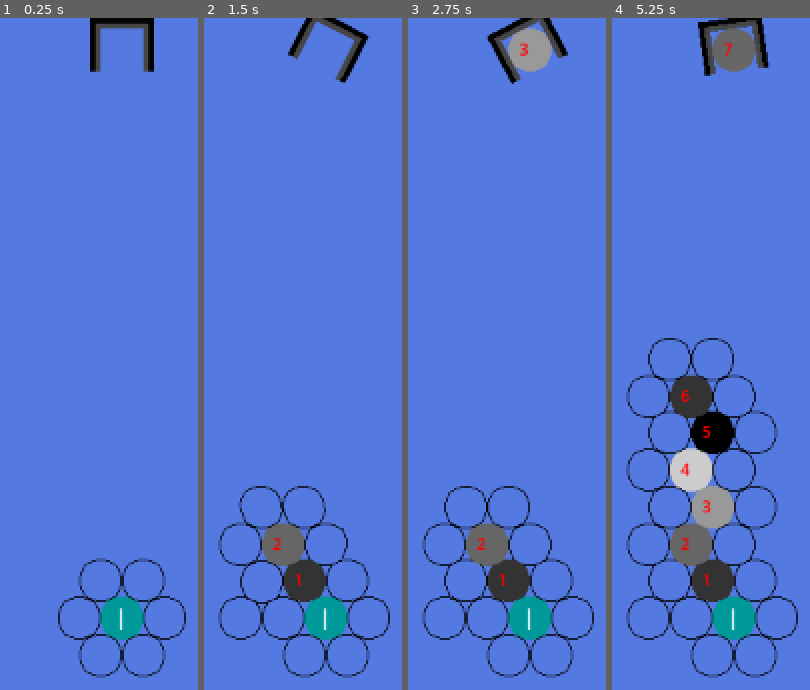
Above: before the commit, frames 1-4 (left to right).
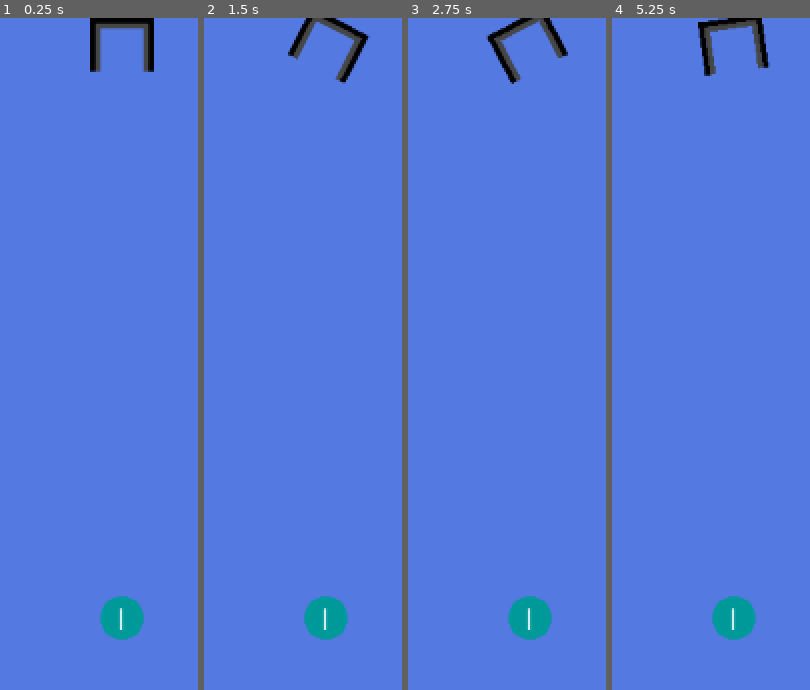
Above: after the commit, the same moments.

Repository: almostNathan/BubbleSpinnerRoguelike
Game: Godot game, scene res://main_arena.tscn
Two runs of this game, one before a commit and one after it. Both use one fixed random seed, a clock stepped at 60 frames per second and the inputs below.
Inputs (mouse positions are in pixels of both pictures, inside the frame that each line leads up to):
- Up to frame 1 (0.25 s): no input
- Up to frame 2 (1.5 s): tap Enter at 0.5 s; move the mouse to (outside the picture) at 0.52 s; press the mouse at (outside the picture) at 0.53 s; tap Space at 1.25 s; move the mouse to (outside the picture) at 1.27 s; release the mouse at (outside the picture) at 1.28 s; click (outside the picture) at 1.35 s
- Up to frame 3 (2.75 s): tap Enter at 2 s; move the mouse to (outside the picture) at 2.02 s; press the mouse at (outside the picture) at 2.03 s
- Up to frame 4 (5.25 s): tap Space at 2.75, 4.25 s; move the mouse to (outside the picture) at 2.77 s; release the mouse at (outside the picture) at 2.78 s; click (outside the picture) at 2.85 s; tap Enter at 3.5 s; move the mouse to (outside the picture) at 3.52 s; press the mouse at (outside the picture) at 3.53 s; move the mouse to (outside the picture) at 4.27 s; release the mouse at (outside the picture) at 4.28 s; click (outside the picture) at 4.35 s; move the mouse to (outside the picture) at 5.02 s; press the mouse at (outside the picture) at 5.03 s

The runs differ from the first frame. In frame 1, 1.6% of the frame differs, in the area x 29-94%, y 80-99%; in frame 2, 5.0%; in frame 3, 6.1%; in frame 4, 13%, in the area x 7-94%, y 1-99%.
Error after the commit: Parse Error: Identifier "NEIGHBORS" not declared in the current scope. (res://Scripts/ball_grid_manager.gd:110)

Commit message:
working on checking for sets of three

Diff:
--- a/Scenes/ball_grid_slot.tscn
+++ b/Scenes/ball_grid_slot.tscn
@@ -1,11 +1,29 @@
-[gd_scene load_steps=3 format=3 uid="uid://cmrw4tw3shjtt"]
+[gd_scene load_steps=4 format=3 uid="uid://cmrw4tw3shjtt"]
 
 [ext_resource type="Script" uid="uid://dwdco242i6cfe" path="res://Scripts/ball_grid_slot.gd" id="1_x7o2b"]
 [ext_resource type="Texture2D" uid="uid://bjdkr54ivvsrv" path="res://Textures/ball_grid_slot_frame.png" id="2_811my"]
+
+[sub_resource type="LabelSettings" id="LabelSettings_811my"]
+font_size = 12
 
 [node name="BallGridSlot" type="Node2D"]
 script = ExtResource("1_x7o2b")
 
 [node name="Sprite2D" type="Sprite2D" parent="."]
-visible = false
 texture = ExtResource("2_811my")
+
+[node name="Label" type="Label" parent="."]
+anchors_preset = 8
+anchor_left = 0.5
+anchor_top = 0.5
+anchor_right = 0.5
+anchor_bottom = 0.5
+offset_left = -12.0
+offset_top = -8.0
+offset_right = 14.0
+offset_bottom = 12.0
+grow_horizontal = 2
+grow_vertical = 2
+size_flags_horizontal = 4
+text = "0,0"
+label_settings = SubResource("LabelSettings_811my")
--- /dev/null
+++ b/Scenes/ball_queue.gd
@@ -0,0 +1,23 @@
+extends Node2D
+class_name BallQueue
+
+var current_queue : Array[BaseBall] = []
+
+func get_next_ball() -> BaseBall:
+	if current_queue.is_empty():
+		print("launcher reloading")
+		reload_current_queue()
+	return current_queue.pop_front()
+
+func reload_current_queue() -> void:
+	for i in range(6):
+		var new_ball = preload("res://Scenes/base_ball.tscn").instantiate()
+		current_queue.append(new_ball)
+	current_queue[0].add_type("red", Color(1.0, 0.0, 0.0,1))
+	current_queue[1].add_type("red", Color(1.0, 0.0, 0.0,1))
+	current_queue[2].add_type("green", Color(0.0, 1.0, 0.0,1))
+	current_queue[3].add_type("green", Color(0.0, 1.0, 0.0,1))
+	current_queue[4].add_type("blue", Color(0.0, 0.0, 1.0,1))
+	current_queue[5].add_type("blue", Color(0.0, 0.0, 1.0,1))
+
+	print(current_queue)
--- /dev/null
+++ b/Scenes/ball_queue.tscn
@@ -0,0 +1,6 @@
+[gd_scene load_steps=2 format=3 uid="uid://xout0vgyajxg"]
+
+[ext_resource type="Script" uid="uid://causuovinloti" path="res://Scenes/ball_queue.gd" id="1_yo7ca"]
+
+[node name="BallQueue" type="Node2D"]
+script = ExtResource("1_yo7ca")
--- a/Scripts/ball_grid_manager.gd
+++ b/Scripts/ball_grid_manager.gd
@@ -6,7 +6,7 @@
 const RELATIVE_RIGHT : Vector2i = Vector2i(1, 0)
 const RELATIVE_LEFT : Vector2i = Vector2i(-1, 0)
 const RELATIVE_UP_RIGHT : Vector2i = Vector2i(0, -1)
-const RELATIVE_UP_LEFT : Vector2i = Vector2i(-1, -1)
+const RELATIVE_UP_LEFT : Vector2i = Vector2i(1, -1)
 const RELATIVE_DOWN_RIGHT : Vector2i = Vector2i(0, 1)
 const RELATIVE_DOWN_LEFT : Vector2i = Vector2i(-1, 1)
 
@@ -33,19 +33,19 @@
 
 	grid_slot_dict[closest_position].set_ball_in_slot(shot_ball)
 
-	#
-	# Determine rotation value
-	# use Ball movement vector.
-	# find tangential vector of the movement.
-	#
 
+	###This section determines rotation
+	#Notes:
+	# add weight value to balls that will affect this process,
+	# factoring in total weight of the current grid and the weight of the new ball
 	var direction_to_center : Vector2 = shot_ball.global_position.direction_to(self.position)
 	var force_angle : float = direction_to_center.angle_to(shot_ball.movement_direction)
 	var force_value : float = shot_ball.speed / 1500
-
 	var rotation_tween : Tween = self.create_tween()
 	rotation_tween.set_trans(Tween.TRANS_QUART)
 	rotation_tween.set_ease(Tween.EASE_OUT)
+	#calculates the difference in angle of shot ball and the angle to the center point.
+	#Force is greatest when they are at 90/270 degrees and least at 0/180 -> sin
 	rotation_tween.tween_property(self, 'rotation', self.rotation + (-sin(force_angle) * force_value), 1)
 
 
@@ -82,3 +82,34 @@
 
 		for adjacent_grid_slot in adjacent_grid_slots:
 			grid_slot_dict[adjacent_grid_slot].make_available()
+
+
+func get_connected_group(start_pos: Vector2i, grid: Dictionary) -> Array:
+	if not grid.has(start_pos):
+		return []
+
+	var target_color = grid[start_pos].color
+	var visited   := {}
+	var group     := []
+	var queue     := [start_pos]
+
+	while queue.size() > 0:
+		var current = queue.pop_front()
+
+		if visited.has(current):
+			continue
+		visited[current] = true
+
+		if not grid.has(current):
+			continue
+		if grid[current].color != target_color:
+			continue
+
+		group.append(current)
+
+		for offset in NEIGHBORS:
+			var neighbor = current + offset
+			if not visited.has(neighbor):
+				queue.append(neighbor)
+
+	return group if group.size() >= 3 else []
--- a/Scripts/ball_grid_slot.gd
+++ b/Scripts/ball_grid_slot.gd
@@ -4,7 +4,7 @@
 const RELATIVE_RIGHT : Vector2i = Vector2i(1, 0)
 const RELATIVE_LEFT : Vector2i = Vector2i(-1, 0)
 const RELATIVE_UP_RIGHT : Vector2i = Vector2i(0, -1)
-const RELATIVE_UP_LEFT : Vector2i = Vector2i(-1, -1)
+const RELATIVE_UP_LEFT : Vector2i = Vector2i(1, -1)
 const RELATIVE_DOWN_RIGHT : Vector2i = Vector2i(0, 1)
 const RELATIVE_DOWN_LEFT : Vector2i = Vector2i(-1, 1)
 
@@ -22,6 +22,7 @@
 	self.grid_position = grid_position
 	self.position = new_position
 	self.center_point = center_point
+	$Label.text = str(grid_position)
 
 func get_current_position() -> Vector2:
 	return position
@@ -41,7 +42,7 @@
 	ball_in_slot = new_ball
 	var ball_position_tween = ball_in_slot.create_tween()
 	ball_position_tween.set_ease(Tween.EASE_OUT)
-	ball_position_tween.tween_property(ball_in_slot, 'position', get_current_position(), .05)
+	ball_position_tween.tween_property(ball_in_slot, 'position', get_current_position(), .01)
 	#ball_in_slot.position  = get_current_position()
 	is_available = false
 
@@ -68,7 +69,9 @@
 		is_available = true
 		is_active = true
 		$Sprite2D.visible = true
+		$Label.visible = true
 
 func make_unavailable():
 	is_available = false
 	$Sprite2D.visible = false
+	$Label.visible = false
--- a/Scripts/base_ball.gd
+++ b/Scripts/base_ball.gd
@@ -6,9 +6,11 @@
 
 @export var color = Color(0,.6,.6,1)
 
-var speed : float = 500
+var speed : float = 1500
 var movement_direction : Vector2 = Vector2(0,0)
 var collided = false
+
+var types : Array[String] = []
 
 var active = true
 var timekeeper = 0.0
@@ -23,15 +25,14 @@
 func _physics_process(delta: float) -> void:
 	if active:
 		self.position += movement_direction * speed * delta
-		timekeeper += delta
-		if timekeeper > 1:
-			print("base_ball current position: ", self.global_position)
-			timekeeper -= 1
+
 
 func set_movement_direction(new_movement_direction : Vector2):
-	print("base_ball set_movement_direction: ", new_movement_direction)
 	self.movement_direction = new_movement_direction.normalized()
 
+func add_type(new_type : String, new_color : Color) -> void:
+	types.append(new_type)
+	self.color = new_color
 
 func on_bounce():
 	pass
--- a/Scripts/launcher.gd
+++ b/Scripts/launcher.gd
@@ -1,51 +1,44 @@
 extends Node2D
 class_name Launcher
 
-var ball_queue : Array[BaseBall] = []
+var ball_queue : BallQueue = preload("res://Scenes/ball_queue.tscn").instantiate()
 
 var current_ball : BaseBall
 var balls_fired = 0
 var shot_balls : Array[BaseBall] = []
 
 func _ready() -> void:
-	reload_ball_queue()
-	load_next_ball()
+	pass
 
+func new_round() -> void:
+	ball_queue.reload_current_queue()
+	reload()
 
-func load_ball(new_ball : BaseBall) -> void:
+func reload() -> void:
 	print("\nlauncher, loading next ball #", balls_fired)
+	var new_ball : BaseBall = ball_queue.get_next_ball()
+	new_ball.position = self.position
+	new_ball.set_label(str(shot_balls))
+	new_ball.deactivate()
+	self.add_sibling(new_ball)
+	print(new_ball.position)
 	current_ball = new_ball
-	current_ball.set_label(str(balls_fired))
-	balls_fired += 1
-	current_ball.position = self.position
-
-	current_ball.deactivate()
-	self.add_sibling(current_ball)
-
-
-
-func reload_ball_queue() -> void:
-	for i in range(5):
-		var new_ball = preload("res://Scenes/base_ball.tscn").instantiate()
-		new_ball.color = Color(i/5.0, i/5.0, i/5.0, 1)
-		ball_queue.append(new_ball)
 
 
 func _physics_process(delta: float) -> void:
 	rotation = global_position.angle_to_point(get_global_mouse_position()) - PI/2
 
-func load_next_ball():
-	if ball_queue.is_empty():
-		print("launcher reloading")
-		reload_ball_queue()
-	load_ball(ball_queue.pop_front())
+func fire_launcher():
+	if current_ball != null:
+		current_ball.set_movement_direction(current_ball.global_position.direction_to(get_global_mouse_position()))
+		current_ball.activate()
+		#shot_balls.append(current_ball)
+		current_ball = null
+		balls_fired += 1
 
-func fire_launcher():
-	print("launcher balls in queue: ", len(ball_queue))
-	current_ball.set_movement_direction(current_ball.global_position.direction_to(get_global_mouse_position()))
-	current_ball.activate()
-	#shot_balls.append(current_ball)
+		await get_tree().create_timer(1).timeout
 
-	#for i in range(len(shot_balls)):
-		#print("launcher ball position #", i, " ", shot_balls[i].position)
-	load_next_ball()
+		reload()
+	else:
+		pass
+		#play some animation if not reloaded yet
--- a/main_arena.gd
+++ b/main_arena.gd
@@ -8,6 +8,7 @@
 func _ready() -> void:
 	#ball_grid_manager.position =
 	ball_grid_manager.set_up_grid_locations()
+	launcher.new_round()
 	#ball_grid_manager.rotate_grid(1.0)
 	#for new_position in grid_positions.keys():
 		#var new_ball = preload("res://Scenes/base_ball.tscn").instantiate()
Not shown, added: Scenes/ball_queue.gd.uid
